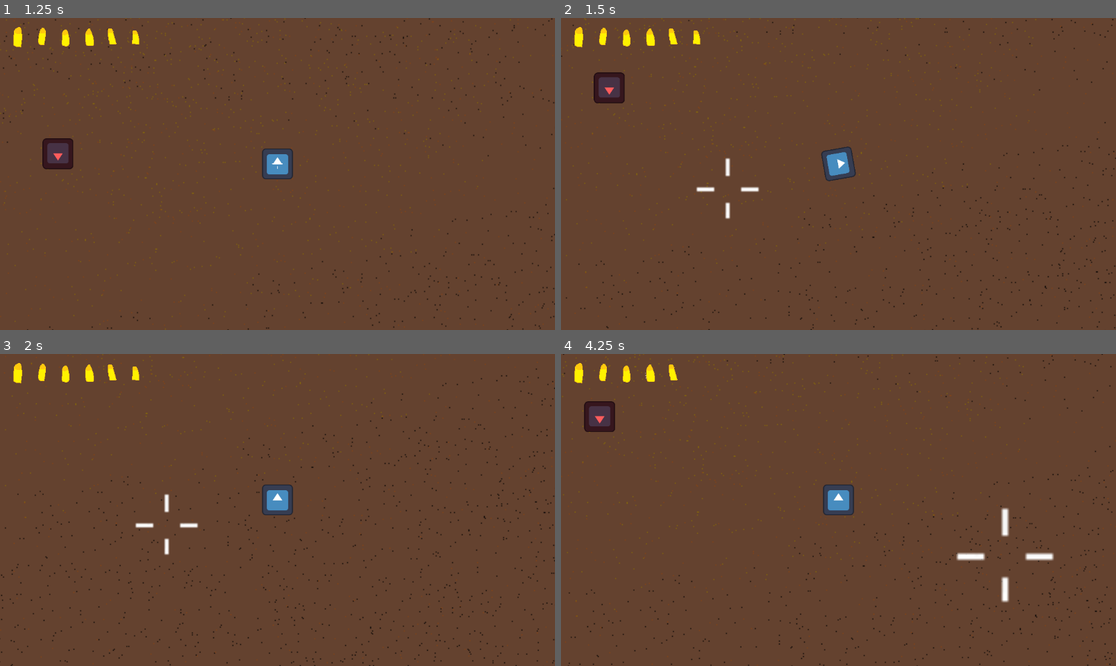
Above: before the commit, frames 1-4 (two rows, left to right).
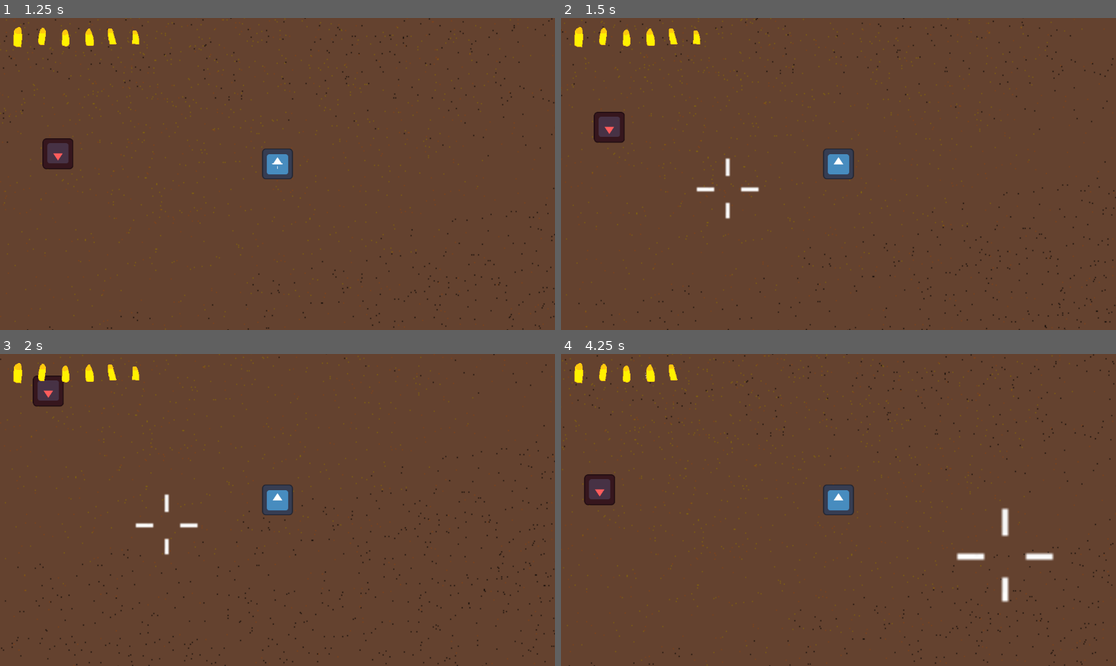
Above: after the commit, the same moments.

Repository: Niimphu/quickdraw
Game: Godot game, scene res://test.tscn
Same seed, same stepped clock (60 frames per second), same inputs: the game is played once before the commit and once after it. The engine's default icon, where the game draws it, is replaced by a stand-in: a white triangle on a blue panel in a dark square.
Inputs (mouse positions are in pixels of both pictures, inside the frame that each line leads up to):
- Up to frame 1 (1.25 s): tap Enter at 0.5 s; move the mouse to (277, 164) at 0.52 s; hold D (right) from 0.53 s (still down); hold Space (roll) from 0.53 s (still down)
- Up to frame 2 (1.5 s): move the mouse to (727, 189) at 1.27 s; release D (right) at 1.28 s; release Space (roll) at 1.28 s; hold S (down) from 1.28 s (still down); tap Space (roll) at 1.35 s
- Up to frame 3 (2 s): keep holding S (down)
- Up to frame 4 (4.25 s): move the mouse to (894, 441) at 2.02 s; release S (down) at 2.03 s; press the mouse at (894, 441) at 2.03 s; hold D (right) 2.03-2.78 s; tap Space (roll) at 2.3, 2.85 s; move the mouse to (810, 572) at 2.77 s; release the mouse at (810, 572) at 2.78 s; hold W (up) 2.78-3.53 s; move the mouse to (1005, 556) at 3.52 s; hold A (left) from 3.53 s (still down); hold Space (roll) from 3.53 s (still down)

Frame 1 is identical in both runs. In frame 2, 2.2% of the frame differs, in the area x 0-100%, y 0-100%; in frame 3, 1.9%; in frame 4, 2.1%.

Commit message:
fixed infinite roll bug

Diff:
--- a/player.gd
+++ b/player.gd
@@ -102,13 +102,13 @@
 
 
 func roll() -> void:
-	if not RollCooldown.is_stopped():
+	if not (RollCooldown.is_stopped() and not rolling):
 		return
+	rolling = true
+	RollTime.start()
 	_on_holster_box_mouse_exited()
 	Gun.cancel_reload()
 	direction = Input.get_vector("left", "right", "up", "down")
-	rolling = true
-	RollTime.start()
 
 	var tween := get_tree().create_tween()
 	var roll_direction := 1
--- a/player.tscn
+++ b/player.tscn
@@ -52,7 +52,7 @@
 one_shot = true
 
 [node name="RollCooldown" type="Timer" parent="Timers" unique_id=1937254112]
-wait_time = 0.5
+wait_time = 0.7
 one_shot = true
 
 [node name="RollTime" type="Timer" parent="Timers" unique_id=1115509557]
